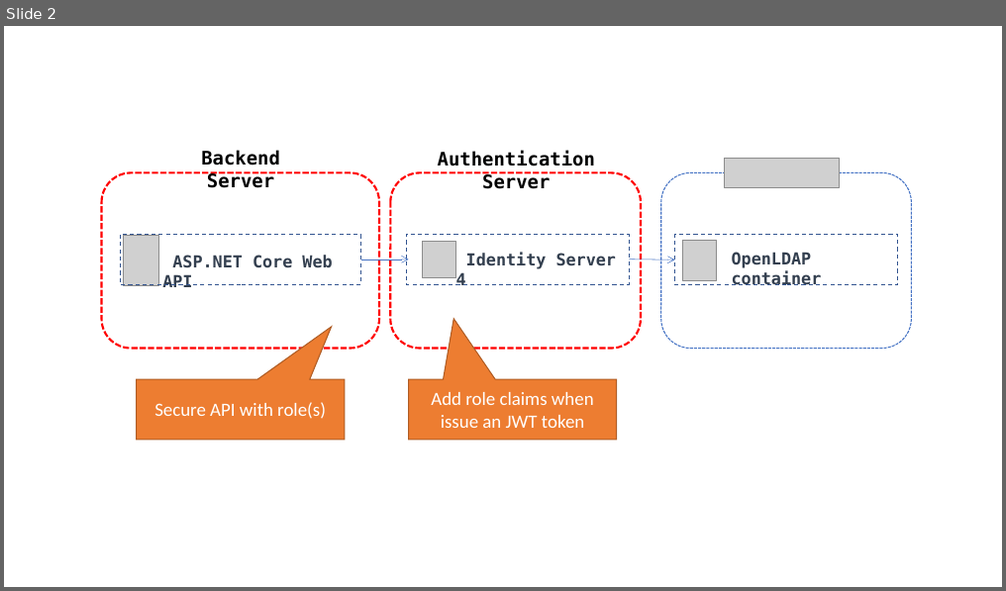
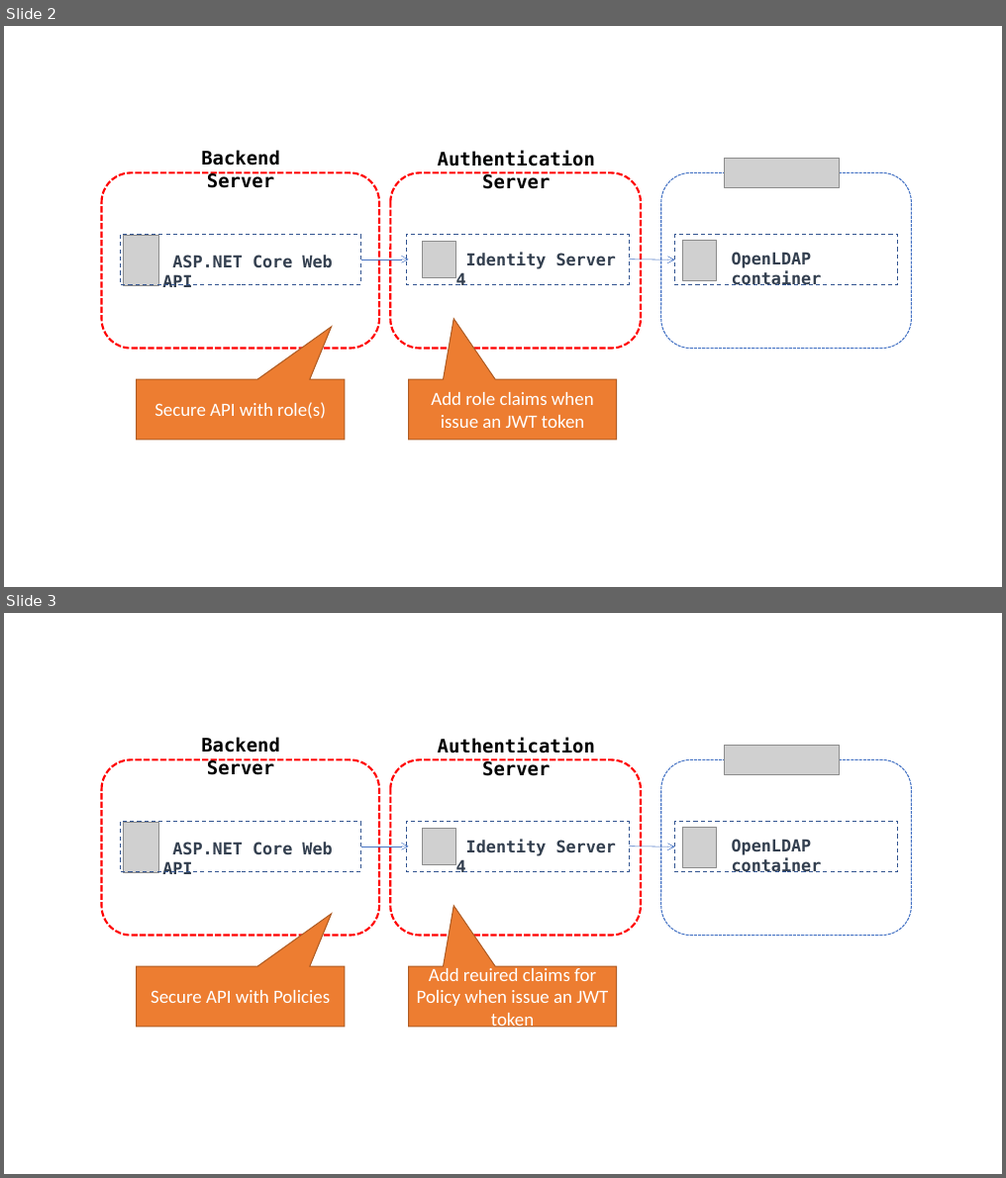
Before and after one commit to KarateJB/AspNetCore.IdentityServer4.Sample, a slide deck: Doc/Architecture.pptx. Shown one above the other, each under a label of ours: slide 2 before the commit, slides 2 and 3 after it. The pictures are 1006x591 and 1006x1178 pixels, drawn with LibreOffice and Linux fonts; fonts in the diff are those of the drawing; grey boxes stand for pictures. Boxes give left, top, right and bottom in pixels: in the first picture for what was removed or moved away, otherwise in the second. Text is boxed around its words. In the diff, an @@ line names an element or a change of style, - is before the commit and + after.

Commit message:
Policy for hybrid claims sample

```diff
--- a/Doc/Architecture.pptx
+++ b/Doc/Architecture.pptx
@@ slide 3 added at (4, 613, 1002, 1174), background #FFFFFF @@
@@ rounded rectangle added at (101, 760, 379, 935), fill #FFFFFF, outline #FF0000 2 pt dashed @@
@@ text added at (201, 737, 280, 775), 18 pt, text #000000, bold @@
+Backend Server
@@ rounded rectangle added at (390, 760, 641, 935), fill #FFFFFF, outline #FF0000 2 pt dashed @@
@@ text added at (438, 738, 595, 776), 18 pt, text #000000, bold @@
+Authentication Server
@@ rounded rectangle added at (661, 760, 912, 935), fill #FFFFFF, outline #4472C4 1 pt dashed @@
@@ picture added at (724, 745, 840, 774) @@
@@ rectangle added at (120, 821, 361, 871), outline #325491 1 pt dashed @@
@@ picture added at (123, 823, 159, 872) @@
@@ text added at (162, 842, 332, 874), 16 pt, text #333F50, bold @@
+ASP.NET Core Web API
@@ arrow added from (361, 847) to (408, 847), #4472C4 0.5 pt @@
@@ rectangle added at (406, 821, 629, 871), outline #325491 1 pt dashed @@
@@ picture added at (423, 828, 456, 864) @@
@@ text added at (456, 840, 617, 872), 16 pt, text #333F50, bold @@
+Identity Server 4
@@ arrow added from (629, 847) to (675, 848), #4472C4 0.5 pt @@
@@ rectangle added at (675, 822, 898, 872), outline #325491 1 pt dashed @@
@@ picture added at (682, 827, 717, 868) @@
@@ text added at (732, 839, 822, 872), 16 pt, text #333F50, bold @@
+OpenLDAP container
@@ speech box added at (137, 966, 345, 1026), fill #ED7D31, outline #AF5C24 1 pt, 18 pt, text #FFFFFF @@
+Secure API with Policies
@@ speech box added at (408, 966, 617, 1026), fill #ED7D31, outline #AF5C24 1 pt, 18 pt, text #FFFFFF @@
+Add reuired claims for Policy when issue an JWT token
```
Also in this commit, not shown: 2 other files.
